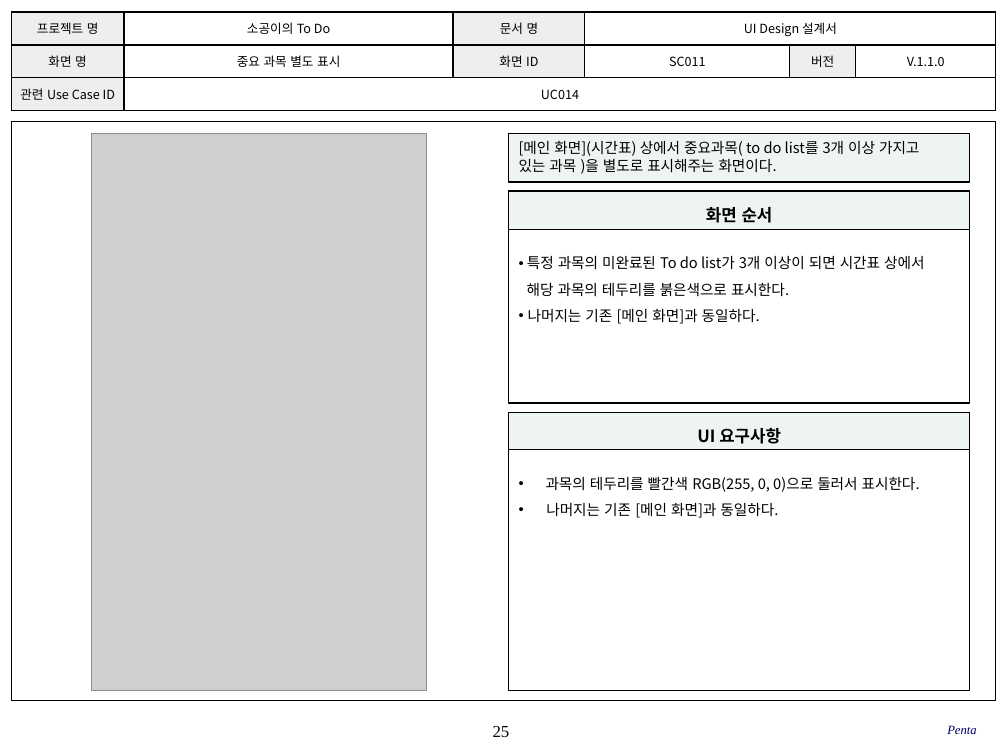
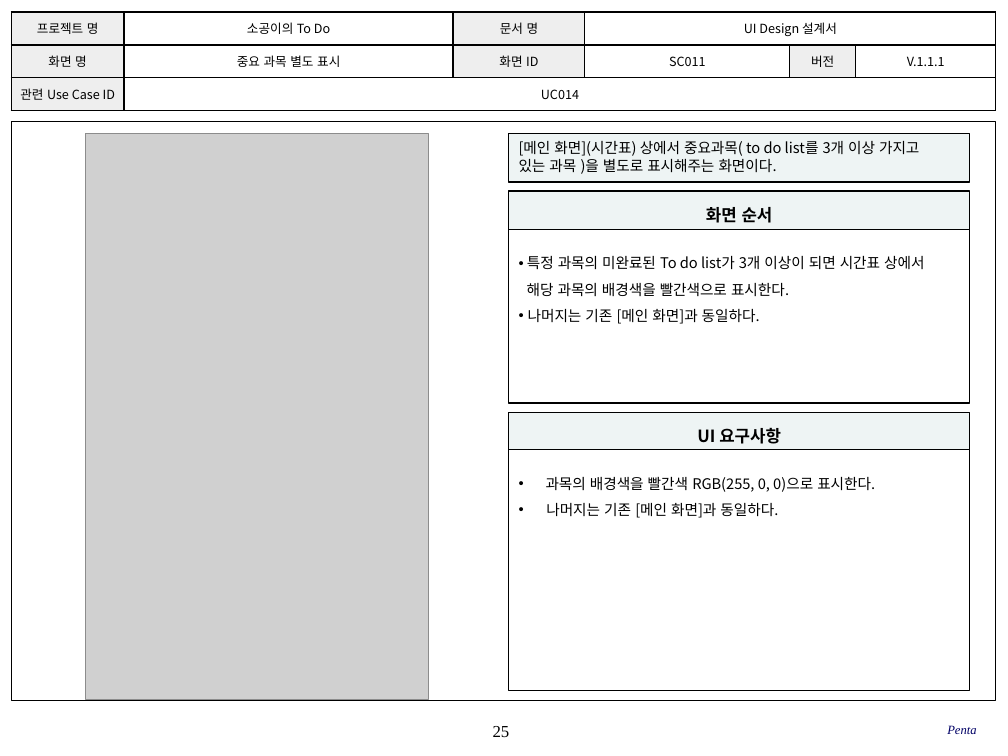
Before and after one commit to SE-admin/SE2017_5_mixharmony, a slide deck: slide 25 of doc/3_ 설계서/UI Design_05_penta.pptx. Drawn at 1008x756 pixels with LibreOffice and Linux fonts; fonts in the diff are those of the drawing; grey boxes stand for pictures; background and template pictures are left out. Boxes give left, top, right and bottom in pixels: in the first picture for what was removed or moved away, otherwise in the second. Text is boxed around its words. In the diff, an @@ line names an element or a change of style, - is before the commit and + after.

Commit message:
#716/ To do List 중요도 별도표시 기능 - UI 명세 수정 #723/ 과목 중요도 별도표시 기능 - UI 명세 수정

```diff
--- a/doc/3_ 설계서/UI Design_05_penta.pptx
+++ b/doc/3_ 설계서/UI Design_05_penta.pptx
@@ table at (x1=11, y1=12, x2=995, y2=111) @@
-row 2, column 6: V.1.1.0
+row 2, column 6: V.1.1.1
@@ picture resized from (x1=91, y1=133, x2=426, y2=689) to (x1=86, y1=134, x2=428, y2=700) @@
@@ text in rectangle at (x1=527, y1=283, x2=789, y2=296): text changed @@
-해당 과목의 테두리를 붉은색으로 표시한다.
+해당 과목의 배경색을 빨간색으로 표시한다.
@@ text in rectangle at (x1=546, y1=477, x2=875, y2=492): text changed @@
-• 과목의 테두리를 빨간색 RGB(255, 0, 0)으로 둘러서 표시한다.
+• 과목의 배경색을 빨간색 RGB(255, 0, 0)으로 표시한다.
```
Also in this commit, not shown: 34 other slides changed.
